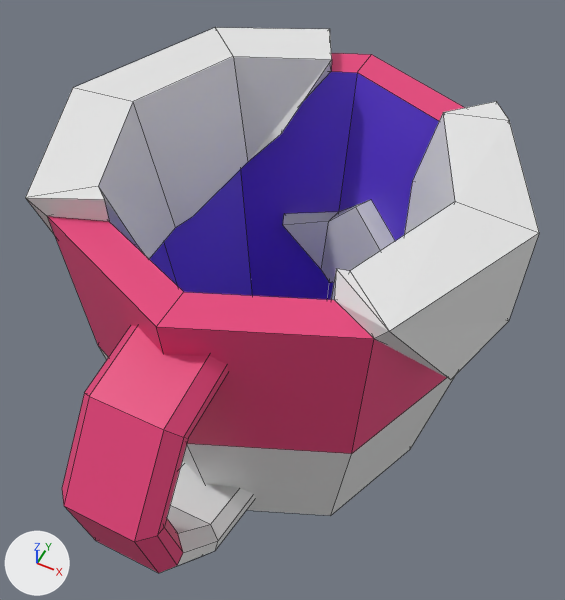
Before and after pictures for a commit that changed the Blender file coffee.blend.
Rendered twice from a 50 mm camera at (0.104, -0.209, 0.336) aimed at (0.005, -0.01, 0.088). Lighting does not change. The marker at lower left points along +X, +Y and +Z. Mesh edges are drawn as thin lines. The same objects are shown in both versions, whatever each file hides.

The first picture shows 'small mug', 'small_filth'.
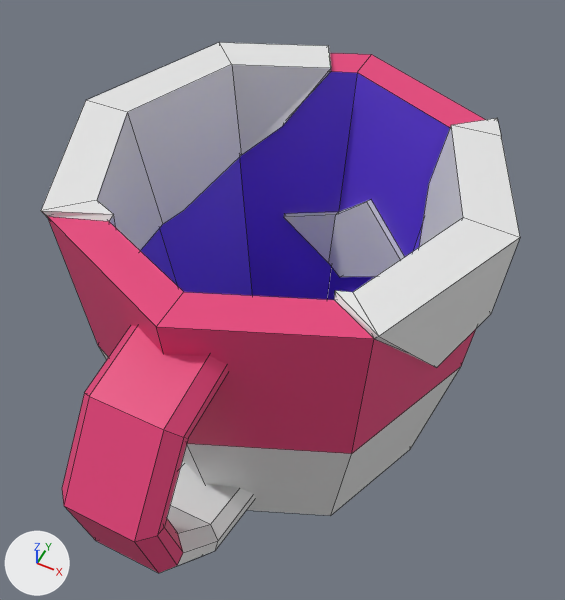
What the commit changed:
me_circle_005 is used by ob_small_filth; location (0.0, 0.0, 0.0).
me_circle_005 had 82 vertices, 78 faces and spanned x -0.095..0.095, y -0.064..0.084, z 0.046..0.16.
me_circle_005 now has 82 vertices, 80 faces and spans x -0.09..0.09, y -0.063..0.081, z 0.046..0.153.
Part 1, on me_circle_005:
6 vertices are removed from x -0.047..0.078, y -0.054..0.062, z 0.117..0.16.
14 faces are deleted.
35 vertices move from x -0.095..0.095, y -0.064..0.084, z 0.047..0.159 to x -0.09..0.09, y -0.063..0.081, z 0.046..0.153.
6 vertices are added at (-0.049, -0.049, 0.153), (0.064, 0.063, 0.152), (0.068, 0.052, 0.152), (0.071, 0.042, 0.117), (-0.046, -0.047, 0.13), (-0.04, -0.052, 0.152).
16 new faces join them.

Where the change shows, as pixel boxes (x1, y1, x2, y2) in the pictures (565 x 600 px):
'small_filth', reshaped (7% narrower, 7% shorter)
    before: (25, 28, 539, 380)
    after: (41, 42, 520, 368)
